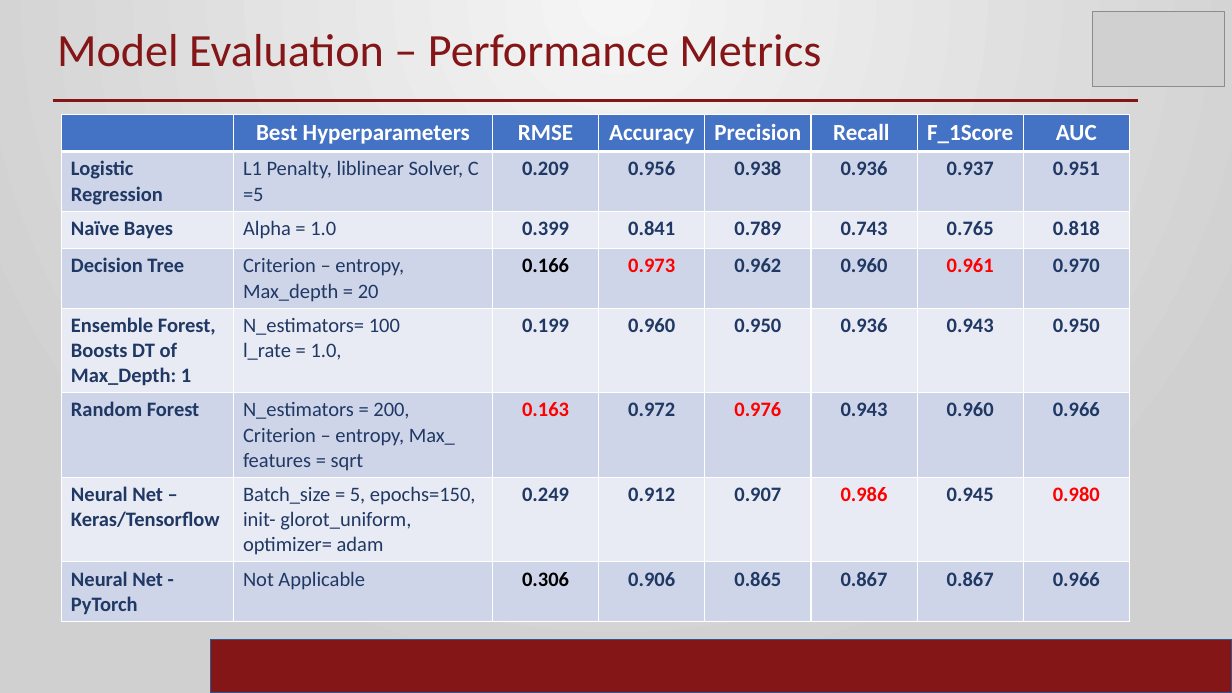
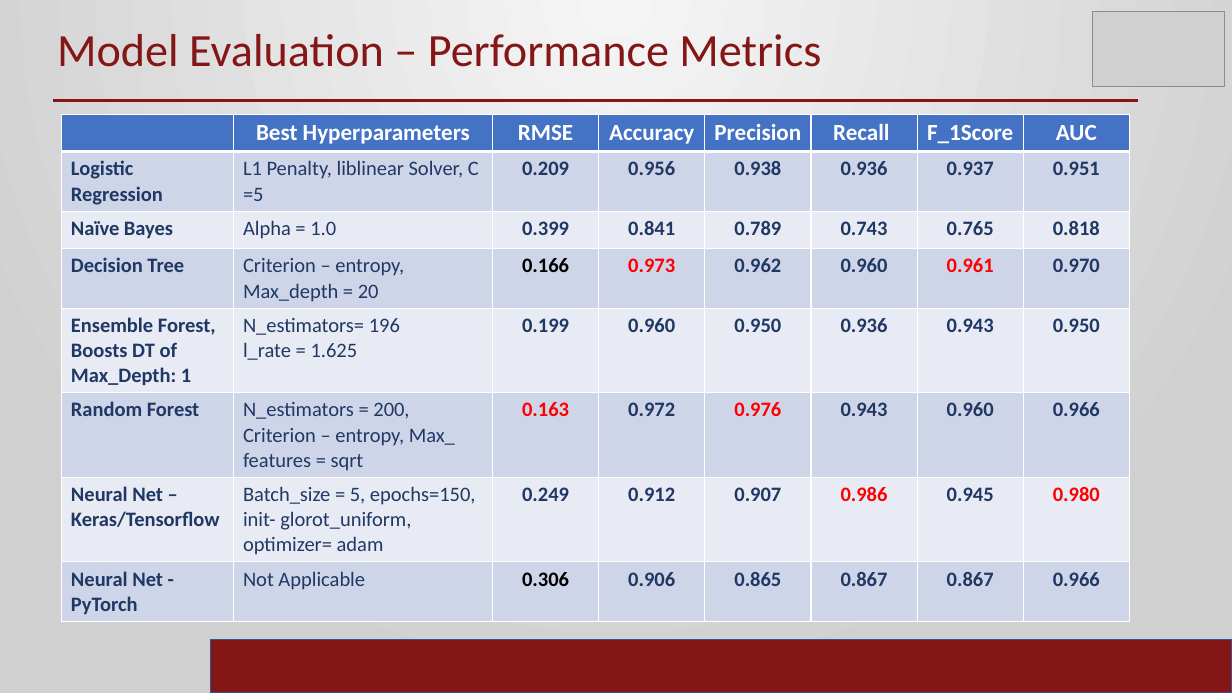
Before and after one commit to ramrao0102/DSA5900-Project, a slide deck: slide 16 of Ram_Rao_Final_Practicum.pptx. Drawn at 1232x693 pixels with LibreOffice and Linux fonts; fonts in the diff are those of the drawing; grey boxes stand for pictures; background and template pictures are left out. Boxes give left, top, right and bottom in pixels: in the first picture for what was removed or moved away, otherwise in the second. Text is boxed around its words. In the diff, an @@ line names an element or a change of style, - is before the commit and + after.

```diff
--- a/Ram_Rao_Final_Practicum.pptx
+++ b/Ram_Rao_Final_Practicum.pptx
@@ table at <box>62,115,1130,618</box> @@
-row 5, column 2: N_estimators= 100 / l_rate = 1.0,
+row 5, column 2: N_estimators= 196 / l_rate = 1.625
```
Also in this commit, not shown: 1 other file.
